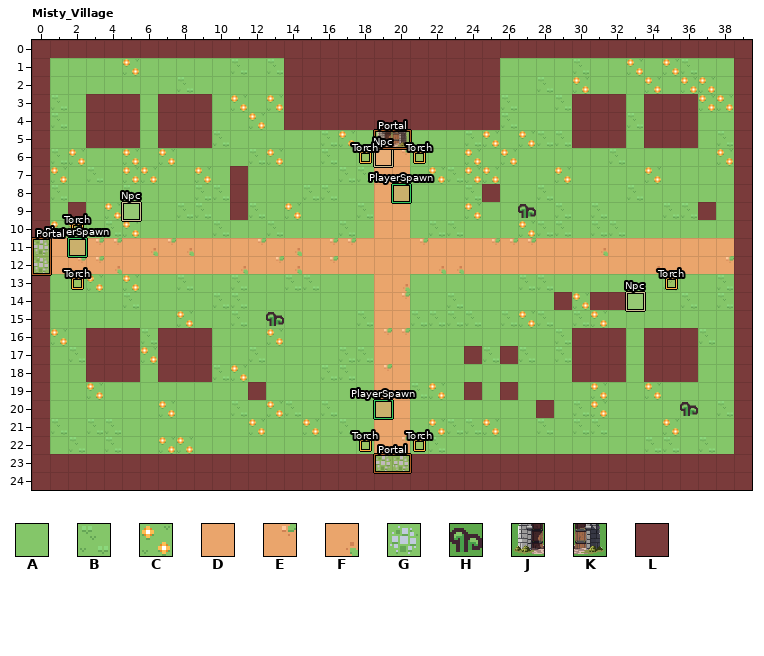
A LDtk project gets an edit: assets/maps/chapter-1-misty-village.ldtk. That is the earlier state.
Cells are 32x32 px. Shown: Misty_Village x 0..39, y 0..24. The commit also changed other parts of the map, which this record leaves out.
Key: from "Chapter_1": A 0, B 1, C 2, D 3, E 4, F 5, G 6, H 12, J 58, K 59; from "Collision": L 1 "Wall".
_ is an empty cell, # one hidden under a higher layer.
Layer "Ground" before, first column x 0:
 0 ########################################
 1 #AAAACAAAAABAB############AAAABAACACBAA#
 2 #AAAAAAABAAAAA############AABACAAACACCA#
 3 #BA###A###ACAC############BAAB###A###CC#
 4 #BA###A###AACA############BAAA###B###AA#
 5 #AA###A###BAAAAABCAAAAAABCACBB###A###AB#
 6 #BCAACACAAAABCAABAADEAAACACAAAAABAAAAAC#
 7 #CABACCAACA#AAAAABBDFACBCCAAACAAAACAAAA#
 8 #BAAABAAABB#AAABBAADDAAAB#AABAAAABAAAAA#
 9 #A#ACAAABBA#BACAAABDDAAACAAAABABAAABB#A#
10 #CCABCAAAABAABAAABADDABBAAACBBABBAAAAAA#
11 GDDEEDFEFDDDEDFDEEDDDEDDDEEEDDDFDDDDDDD#
12 GDEEFDDDDDDFDEFDEDDDDDFFDDDDDDDDDDFDDDE#
13 #AACACAABAABAABBAAADFAAAAAABBAAAAAABAAB#
14 #AAAABAAAABBAAAAAAADEAABAAAAA#C##AAABAB#
15 #AAAAAAACAABAAAAAABDDBBBBABCBABCAAAAAAA#
16 #CA###B###AAACAAAAAEEAAAAAAAAB###A###BA#
17 #AB###C###AABAAAABBDDAAA#B#BAB###A###AA#
18 #AA###A###BCAAAABBAEDAAAAAAAAA###A###AA#
19 #AACAAAAAAAA#AAAAAAFDBCA#A#AAAACAACAAAA#
20 #AAAAAACAAABACBABAADDAAAAAAA#ABCAAAAAAB#
21 #BABBAAAAAAACAACABADDACBBCAABABBAAACAAA#
22 #ABABAACCAAAAAAAAAADEABAAAAAAAAAAABBABA#
23 ###################GG###################
24 ########################################
Layer "Collision" before, first column x 0:
 0 LLLLLLLLLLLLLLLLLLLLLLLLLLLLLLLLLLLLLLLL
 1 L_____________LLLLLLLLLLLL_____________L
 2 L_____________LLLLLLLLLLLL_____________L
 3 L__LLL_LLL____LLLLLLLLLLLL____LLL_LLL__L
 4 L__LLL_LLL____LLLLLLLLLLLL____LLL_LLL__L
 5 L__LLL_LLL____________________LLL_LLL__L
 6 L______________________________________L
 7 L__________L___________________________L
 8 L__________L_____________L_____________L
 9 L_L________L_________________________L_L
10 L______________________________________L
11 _______________________________________L
12 _______________________________________L
13 L______________________________________L
14 L____________________________L_LL______L
15 L______________________________________L
16 L__LLL_LLL____________________LLL_LLL__L
17 L__LLL_LLL______________L_L___LLL_LLL__L
18 L__LLL_LLL____________________LLL_LLL__L
19 L___________L___________L_L____________L
20 L___________________________L__________L
21 L______________________________________L
22 L______________________________________L
23 LLLLLLLLLLLLLLLLLLL__LLLLLLLLLLLLLLLLLLL
24 LLLLLLLLLLLLLLLLLLLLLLLLLLLLLLLLLLLLLLLL
After the commit:
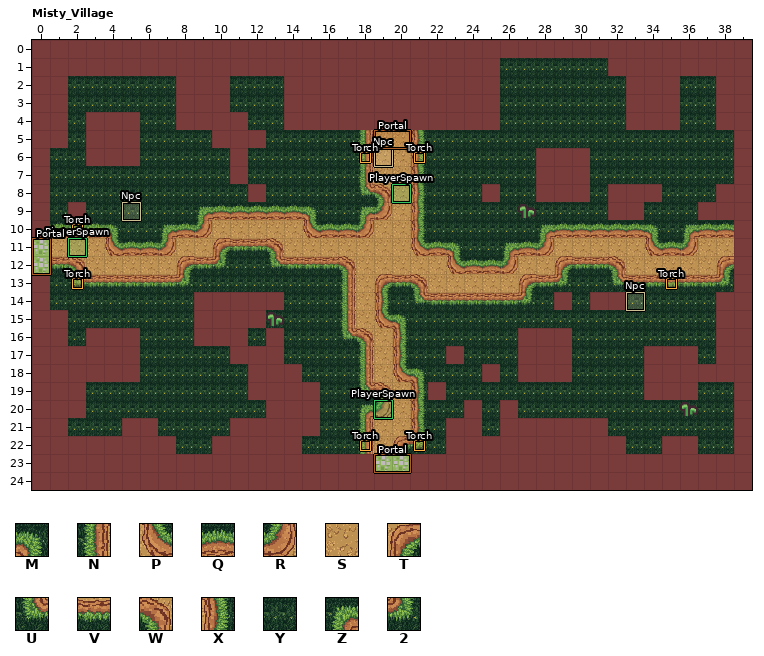
Further tiles: from "Chapter_1": M 127, N 128, P 129, Q 130, R 132, S 133, T 134, U 135, V 136, W 137, X 138, Y 139, Z 140, 2 142.
The edit:
Layer "Ground":
y 1: x 1..13 AAAACAAAAABAB -> #############; x 26..38 AAAABAACACBAA -> YYYYYY#######
y 2: x 1..13 AAAAAAABAAAAA -> #YYYYYY###YYY; x 26..38 AABACAAACACCA -> YYYYYYY###YY#
y 3: x 1..7 BA###A# -> #YYYYYY; x 10..13 ACAC -> #YYY; x 26..33 BAAB###A -> YYYYYYY#; x 36..38 #CC -> YY#
y 4: x 1..2 BA -> #Y; x 6..7 A# -> YY; x 10..13 AACA -> ##YY; x 26..33 BAAA###B -> YYYYYYY#; x 36..38 #AA -> YY#
y 5: x 1..2 AA -> #Y; x 6..38 A###BAAAAABCAAAAAABCACBB###A###AB -> YYYY###YYYYYNSSXYYYYYYYYYYYYYYYYY
y 6: x 1..38 BCAACACAAAABCAABAADEAAACACAAAAABAAAAAC -> YY###YYYYY#YYYYYYNSSXYYYYYY###YYYYYYYY
y 7: x 1..10 CABACCAACA -> YYYYYYYYYY; x 12..38 AAAAABBDFACBCCAAACAAAACAAAA -> YYYYYYNSSXYYYYYY###YYYYYYYY
y 8: x 1..24 BAAABAAABB#AAABBAADDAAAB -> YYYYYYYYYYY#YYYYYUWSXYYY; x 26..38 AABAAAABAAAAA -> YY###Y###YYY#
y 9: x 1 A -> Y; x 3..36 ACAAABBA#BACAAABDDAAACAAAABABAAABB -> YYYYYYZQQQQQMYYZRSXYYYYYYYYYY##YYY; x 38 A -> #
y 10: x 1..38 CCABCAAAABAABAAABADDABBAAACBBABBAAAAAA -> QQQMYYZQRSSSSSPQQRSSXYYYYYYZQQQQQMYZQQ
y 11: x 1..38 DDEEDFEFDDDEDFDEEDDDEDDDEEEDDDFDDDDDDD -> SSSPQQRSSTVVWSSSSSSSPQMYYZQRSSSSSPQRSS
y 12: x 1..38 DEEFDDDDDDFDEFDEDDDDDFFDDDDDDDDDDFDDDE -> VWSSSSSTV2YYUVVVWSSSSSPQQRSSTVVWSSSSST
y 13: x 1..38 AACACAABAABAABBAAADFAAAAAABBAAAAAABAAB -> YUVVVVV2YYYYYYYYNSTVWSSSSSTV2YYUVVVVV2
y 14: x 1..28 AAAABAAAABBAAAAAAADEAABAAAAA -> YYYYYYYY#####YYYNSXYUVVVVV2Y; x 30 C -> Y; x 33..38 AAABAB -> YYYYY#
y 15: x 1..38 AAAAAAACAABAAAAAABDDBBBBABCBABCAAAAAAA -> #YYYYYYY####YYYYNSPMYYYYYYYYYYYYYYYYY#
y 16: x 1..2 CA -> #Y; x 6..8 B## -> YYY; x 10..38 AAACAAAAAEEAAAAAAAAB###A###BA -> ##Y#YYYUWSXYYYYYY###YYYYYYYY#
y 17: x 1..2 AB -> ##; x 6..33 C###AABAAAABBDDAAA#B#BAB###A -> YYYYY###YYYYNSXYY#YYY###YYYY; x 37..38 AA -> Y#
y 18: x 1..2 AA -> ##; x 6..33 A###BCAAAABBAEDAAAAAAAAA###A -> YYYYYY###YYYNSPMYYY#Y###YYYY; x 37..38 AA -> ##
y 19: x 1..11 AACAAAAAAAA -> ##YYYYYYYYY; x 13..38 AAAAAAFDBCA#A#AAAACAACAAAA -> ###YYUWSX#YYYYYYYYYYY###YY
y 20: x 1..38 AAAAAACAAABACBABAADDAAAAAAA#ABCAAAAAAB -> ##YYYYYYYYYY###YYZRSXYY#Y#YYYYYYYYYYYY
y 21: x 1..38 BABBAAAAAAACAACABADDACBBCAABABBAAACAAA -> #YYY##YYYY#####YYNSSXY##Y######YYYYYYY
y 22: x 1..38 ABABAACCAAAAAAAAAADEABAAAAAAAAAAABBABA -> #######YY#####YYYNST2Y##########YY##YY
Layer "Decor":
y 5: x 19..20 JK -> __
y 8..9: x 11 # -> _
y 17: x 24 # -> _; x 26 # -> _
y 19: x 24 # -> _; x 26 # -> _
y 20: x 28 # -> _
Layer "Collision":
y 1: x 1..13 _____________ -> LLLLLLLLLLLLL; x 32..38 _______ -> LLLLLLL
y 2: x 1 _ -> L; x 8..10 ___ -> LLL; x 33..35 ___ -> LLL; x 38 _ -> L
y 3: x 1 _ -> L; x 3..5 LLL -> ___; x 7 L -> _; x 10 _ -> L; x 30..33 LLL_ -> ___L; x 36 L -> _; x 38 _ -> L
y 4: x 1 _ -> L; x 7 L -> _; x 10..11 __ -> LL; x 30..33 LLL_ -> ___L; x 36 L -> _; x 38 _ -> L
y 5: x 1 _ -> L; x 7..12 LLL___ -> ___LLL; x 30..32 LLL -> ___; x 34..36 LLL -> ___
y 6: x 3..5 ___ -> LLL; x 11 _ -> L; x 28..30 ___ -> LLL
y 7: x 28..30 ___ -> LLL
y 8: x 11..12 L_ -> _L; x 28..30 ___ -> LLL; x 32..34 ___ -> LLL; x 38 _ -> L
y 9: x 11 L -> _; x 32..33 __ -> LL; x 38 _ -> L
y 14: x 9..13 _____ -> LLLLL; x 38 _ -> L
y 15: x 1 _ -> L; x 9..12 ____ -> LLLL; x 38 _ -> L
y 16: x 1 _ -> L; x 7..8 LL -> __; x 10..11 __ -> LL; x 13 _ -> L; x 27..32 ___LLL -> LLL___; x 34..36 LLL -> ___; x 38 _ -> L
y 17: x 1..2 __ -> LL; x 7..9 LLL -> ___; x 11..13 ___ -> LLL; x 23..24 _L -> L_; x 26..32 L___LLL -> _LLL___; x 38 _ -> L
y 18: x 1..2 __ -> LL; x 7..9 LLL -> ___; x 12..14 ___ -> LLL; x 25 _ -> L; x 27..32 ___LLL -> LLL___; x 37..38 __ -> LL
y 19: x 1..2 __ -> LL; x 13..15 ___ -> LLL; x 22 _ -> L; x 24 L -> _; x 26 L -> _; x 34..36 ___ -> LLL
y 20: x 1..2 __ -> LL; x 13..15 ___ -> LLL; x 24 _ -> L; x 26 _ -> L; x 28 L -> _
y 21: x 1 _ -> L; x 5..6 __ -> LL; x 11..15 _____ -> LLLLL; x 23..24 __ -> LL; x 26..31 ______ -> LLLLLL
y 22: x 1..7 _______ -> LLLLLLL; x 10..14 _____ -> LLLLL; x 23..32 __________ -> LLLLLLLLLL; x 35..36 __ -> LL
Changed places in both pictures, as pixel boxes (x1, y1, x2, y2):
changed: (50, 58, 734, 454)
